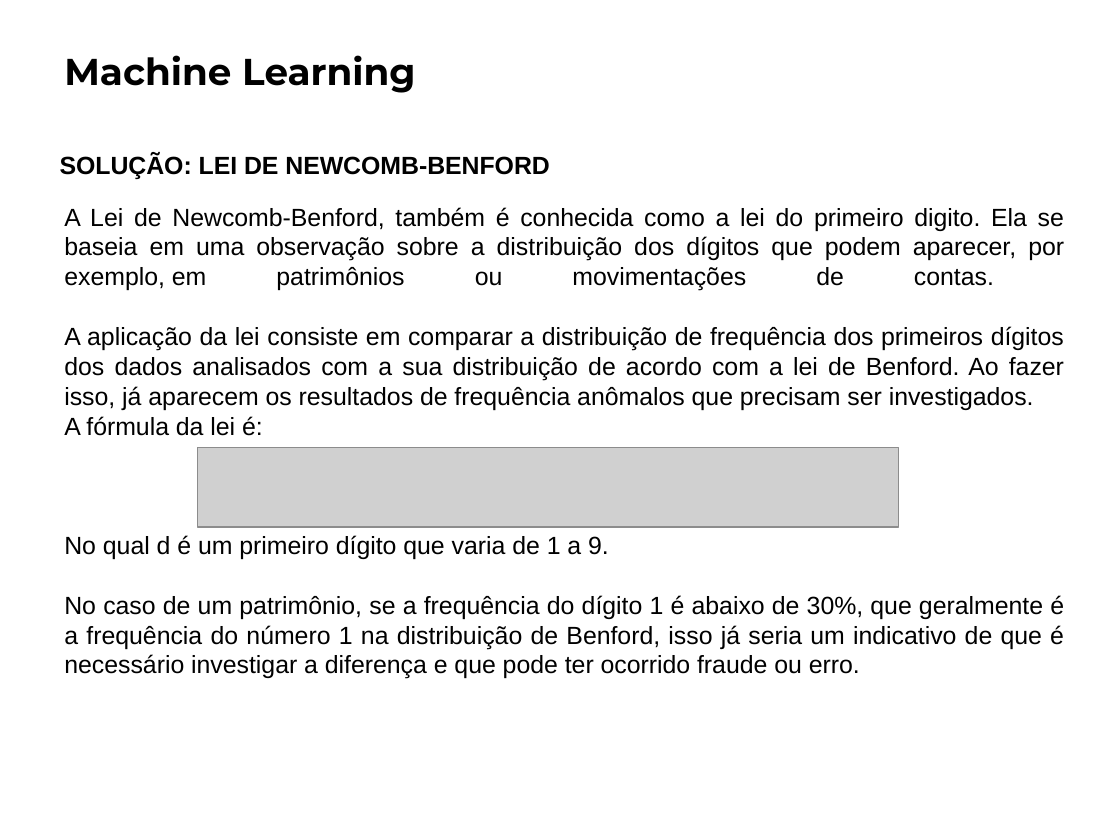
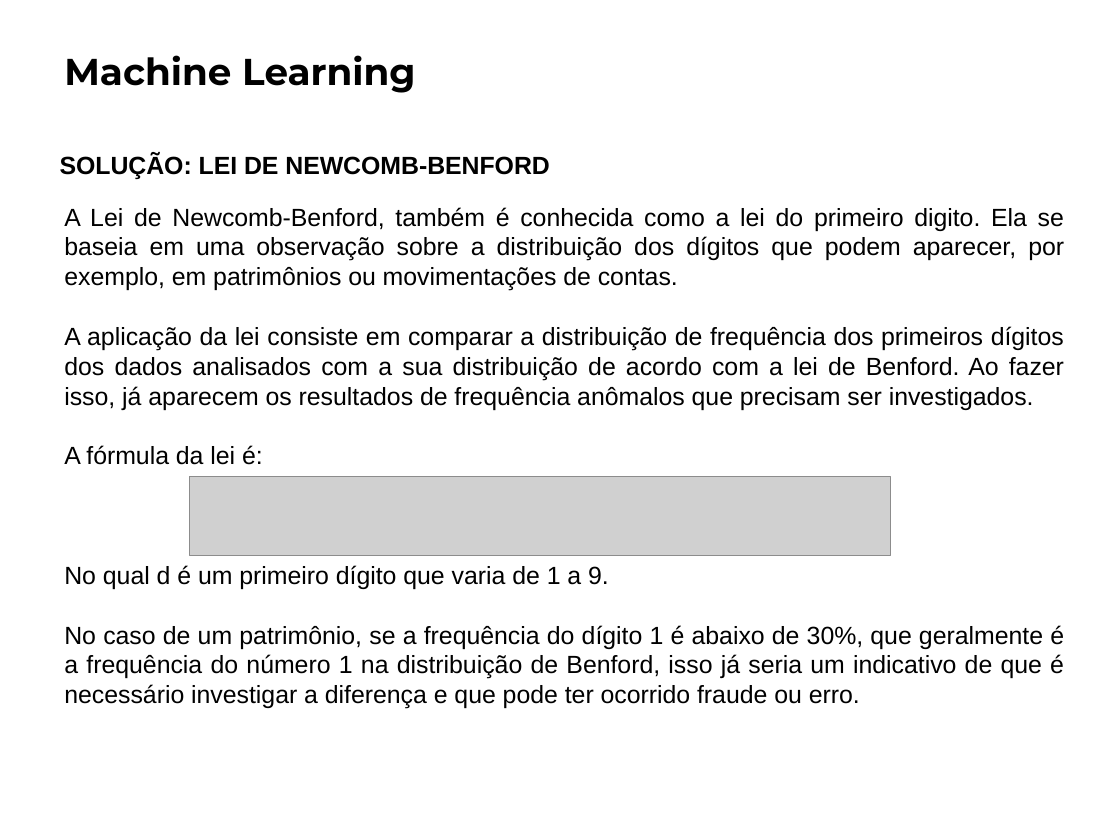
Before and after one commit to paciencia/moneyball_sandbox, a slide deck: slide 2 of slides/Atividade_02_problema_real_sem_ML.pptx. Drawn at 1120x840 pixels with LibreOffice and Linux fonts; fonts in the diff are those of the drawing; grey boxes stand for pictures; background and template pictures are left out. Boxes give left, top, right and bottom in pixels: in the first picture for what was removed or moved away, otherwise in the second. Text is boxed around its words. In the diff, an @@ line names an element or a change of style, - is before the commit and + after.

```diff
--- a/slides/Atividade_02_problema_real_sem_ML.pptx
+++ b/slides/Atividade_02_problema_real_sem_ML.pptx
@@ text "A Lei de Newcomb-Benford, também ..." rewrapped from [64, 207, 1064, 679] to [64, 207, 1064, 709] @@
@@ picture: place and size @@
-picture at [198, 448, 899, 528]
+picture at [189, 477, 890, 557]
```
Also in this commit, not shown: 1 other slide changed.
